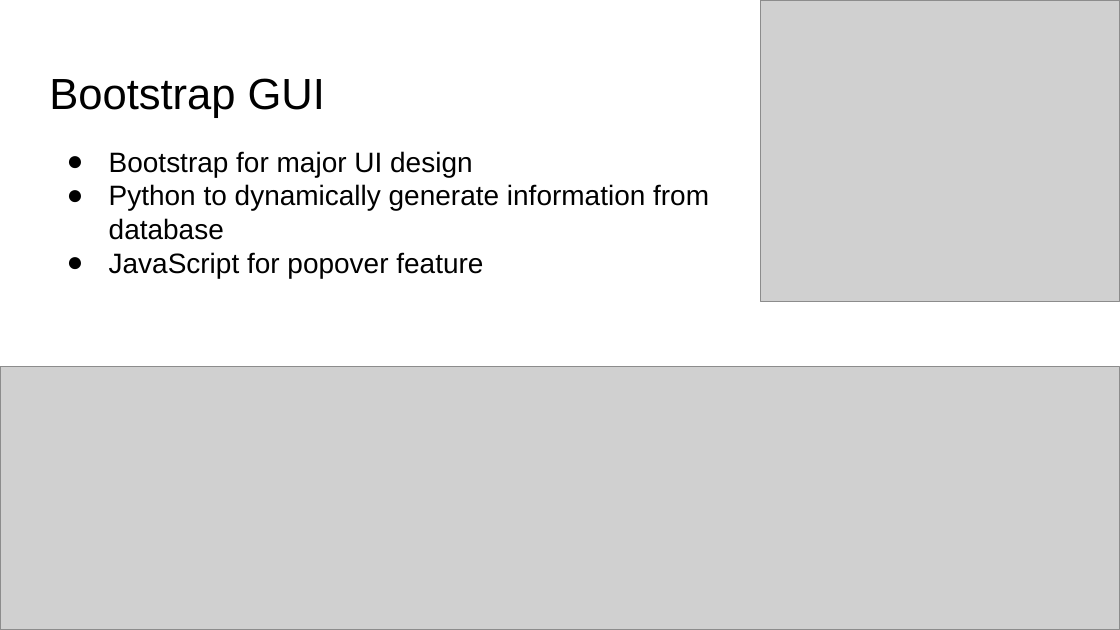
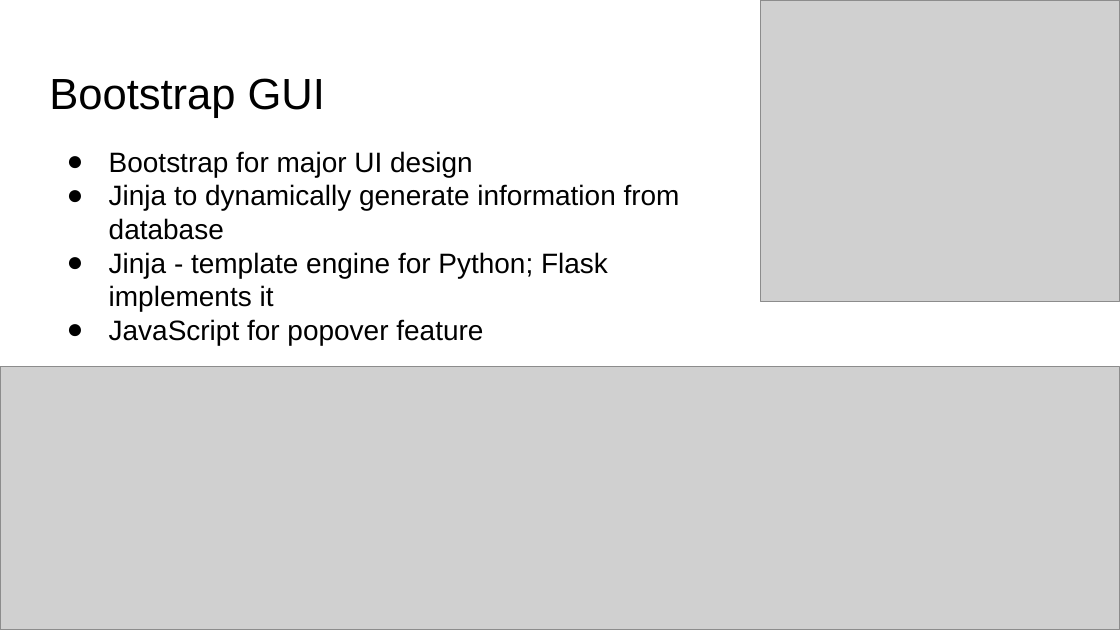
Before and after one commit to Cademcp/cis445-project1-tannercadematt, a slide deck: slide 6 of presentation/CIS 445 Project 1 Presentation.pptx (slide 5 before the commit). Drawn at 1120x630 pixels with LibreOffice and Linux fonts; fonts in the diff are those of the drawing; grey boxes stand for pictures. Boxes give left, top, right and bottom in pixels: in the first picture for what was removed or moved away, otherwise in the second. Text is boxed around its words. In the diff, an @@ line names an element or a change of style, - is before the commit and + after.

Commit message:
add new ppt

```diff
--- a/presentation/CIS 445 Project 1 Presentation.pptx
+++ b/presentation/CIS 445 Project 1 Presentation.pptx
@@ text at (x1=109, y1=184, x2=680, y2=311): text changed @@
-● Python to dynamically generate information from database
+● Jinja to dynamically generate information from database
+● Jinja - template engine for Python; Flask implements it
```
Also in this commit, not shown: 1 other slide changed, 6 slides added.
